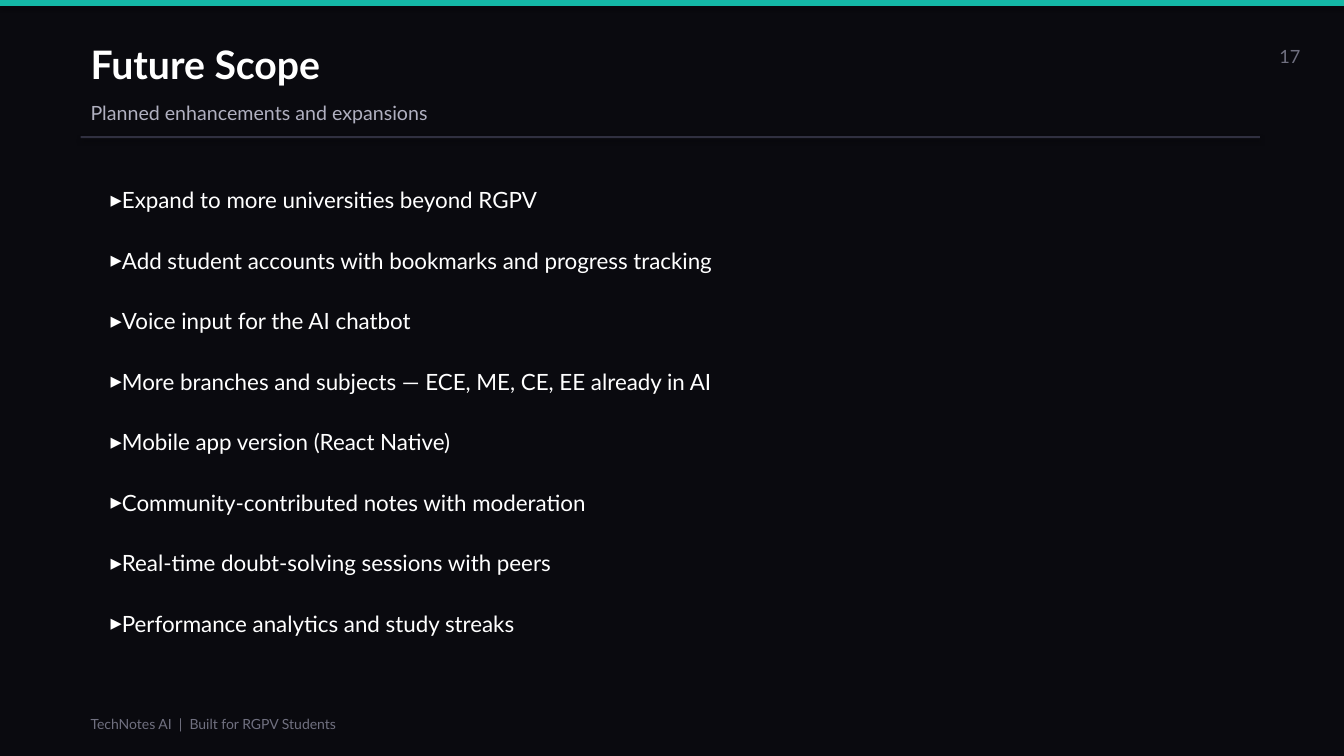
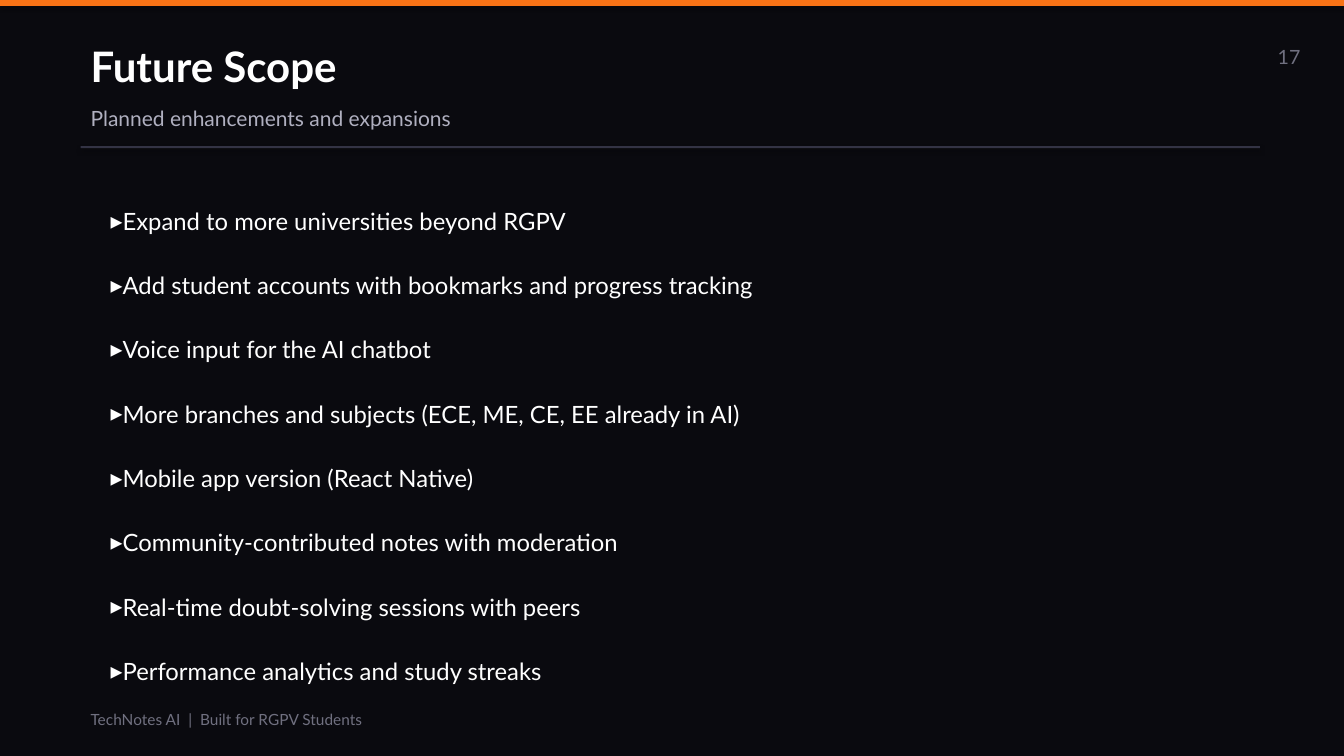
Before and after one commit to Dhruvtiwari059/tecgnotes, a slide deck: slide 17 of TechNotes_AI_Presentation.pptx. Drawn at 1344x756 pixels with LibreOffice and Linux fonts; fonts in the diff are those of the drawing. Boxes give left, top, right and bottom in pixels: in the first picture for what was removed or moved away, otherwise in the second. Text is boxed around its words. In the diff, an @@ line names an element or a change of style, - is before the commit and + after.

```diff
--- a/TechNotes_AI_Presentation.pptx
+++ b/TechNotes_AI_Presentation.pptx
@@ rectangle at <box>0,0,1344,6</box>: fill #14B8A6 to #F97316 @@
@@ text "Future Scope" at <box>91,51,336,89</box>: size 28 to 30 pt @@
@@ text "17" at <box>1278,50,1301,64</box>: size 13 to 14 pt @@
@@ text "Planned enhancements and expansions" at <box>91,110,451,130</box>: size 14 to 15 pt @@
@@ rectangle: place and size @@
-rectangle at <box>81,136,1260,138</box>
+rectangle at <box>81,146,1260,148</box>
@@ rectangle at <box>81,146,1260,148</box>: fill #303040 to #333344 @@
@@ text "Expand to more universities beyond ...": place and size @@
-text "Expand to more universities beyond ..." at <box>122,191,711,636</box>
+text "Expand to more universities beyond ..." at <box>123,212,753,621</box>
@@ text at <box>123,212,753,621</box>: size 16 to 17 pt in "Expand to more universities beyond RGPV", "Add student accounts with bookmarks and progress ...", "Voice input for the AI chatbot", "Mobile app version (React Native)" and 3 more places; more space between paragraphs @@
@@ text at <box>123,404,739,428</box>: text changed; size 16 to 17 pt @@
-▸ More branches and subjects — ECE, ME, CE, EE already in AI
+▸ More branches and subjects (ECE, ME, CE, EE already in AI)
@@ text "TechNotes AI | Built for ..." at <box>91,714,362,725</box>: size 10 to 11 pt @@
```
Also in this commit, not shown: 16 other slides changed, 1 slide added, 1 slide removed, 1 other file.
